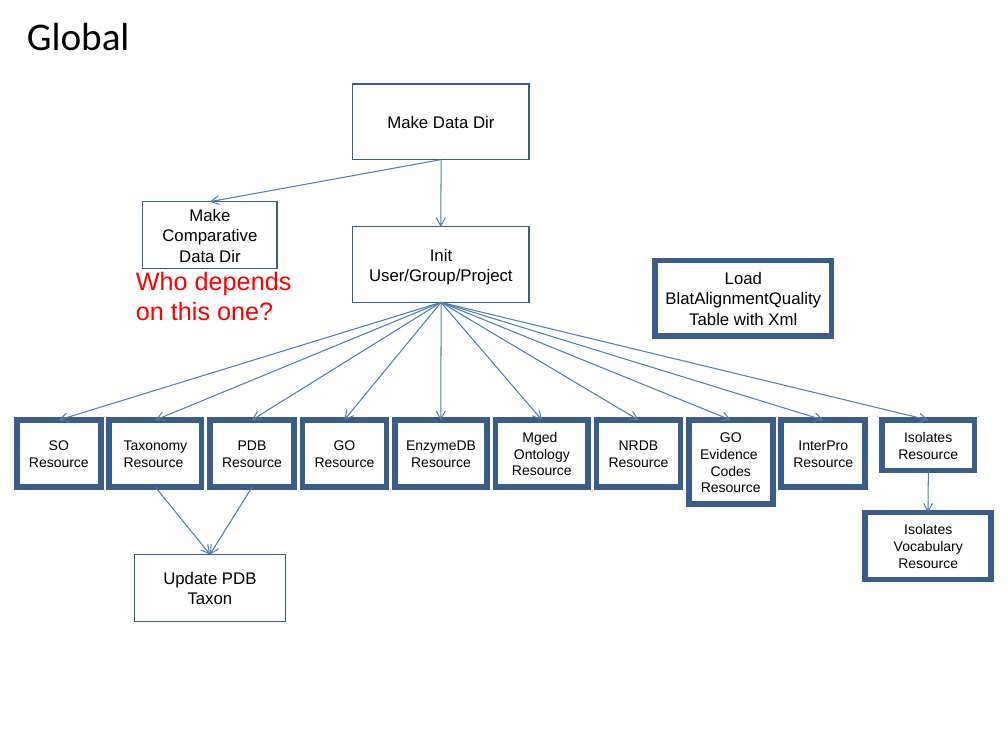
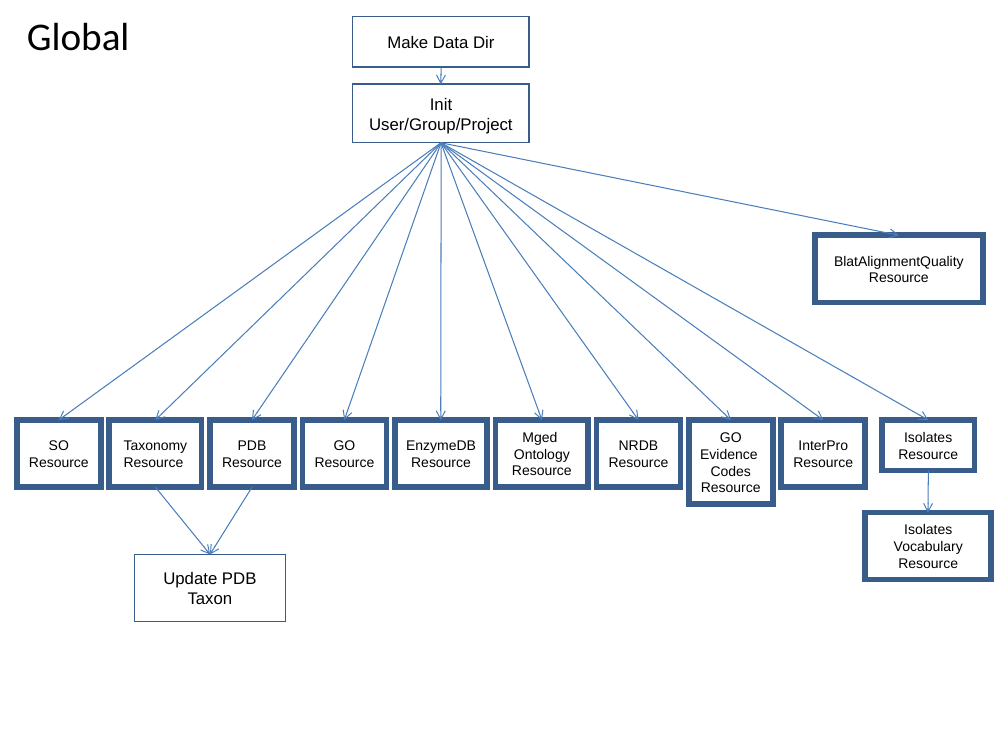
Before and after one commit to VEuPathDB/ApiCommonWorkflow, a slide deck: slide 3 of Main/doc/IntegratedWorkflow.ppt. Drawn at 1008x756 pixels with LibreOffice and Linux fonts; fonts in the diff are those of the drawing. Boxes give left, top, right and bottom in pixels: in the first picture for what was removed or moved away, otherwise in the second. Text is boxed around its words. In the diff, an @@ line names an element or a change of style, - is before the commit and + after.

```diff
--- a/Main/doc/IntegratedWorkflow.ppt
+++ b/Main/doc/IntegratedWorkflow.ppt
@@ rectangle "Make Data Dir" resized from (x1=353, y1=84, x2=529, y2=159) to (x1=353, y1=17, x2=529, y2=68) @@
@@ rectangle "Init User/Group/Project" resized from (x1=353, y1=227, x2=529, y2=302) to (x1=353, y1=84, x2=529, y2=142) @@
@@ arrow added from (442, 68) to (440, 85), #4A7EBB 0.74 pt @@
@@ arrow moved from (442, 302) - (58, 420) to (442, 143) - (58, 420) @@
@@ arrow moved from (442, 302) - (155, 420) to (442, 143) - (155, 420) @@
@@ arrow moved from (442, 302) - (252, 420) to (442, 143) - (252, 420) @@
@@ arrow moved from (442, 302) - (345, 420) to (442, 143) - (345, 420) @@
@@ arrow moved from (442, 302) - (440, 420) to (442, 143) - (440, 420) @@
@@ arrow added from (440, 143) to (899, 235), #4A7EBB 0.74 pt @@
@@ arrow moved from (442, 302) - (928, 420) to (442, 143) - (928, 420) @@
@@ arrow moved from (442, 302) - (824, 420) to (442, 143) - (824, 420) @@
@@ arrow moved from (442, 302) - (731, 420) to (442, 143) - (731, 420) @@
@@ arrow moved from (442, 302) - (638, 420) to (442, 143) - (638, 420) @@
@@ arrow moved from (442, 302) - (542, 420) to (442, 143) - (542, 420) @@
@@ arrow removed from (442, 159) to (210, 202) @@
@@ arrow removed from (442, 159) to (440, 227) @@
@@ rectangle removed at (x1=143, y1=202, x2=277, y2=269) @@
-Make Comparative
-Data Dir
@@ rectangle added at (x1=814, y1=235, x2=983, y2=302), outline #385D8A 4 pt, 10 pt, text #000000 @@
+BlatAlignmentQuality Resource
@@ rectangle removed at (x1=655, y1=260, x2=832, y2=336) @@
-Load BlatAlignmentQuality Table with Xml
@@ text removed at (x1=136, y1=271, x2=292, y2=321) @@
-Who depends on this one?
```
Also in this commit, not shown: 8 other slides changed, 1 slide added, 2 slides removed.
